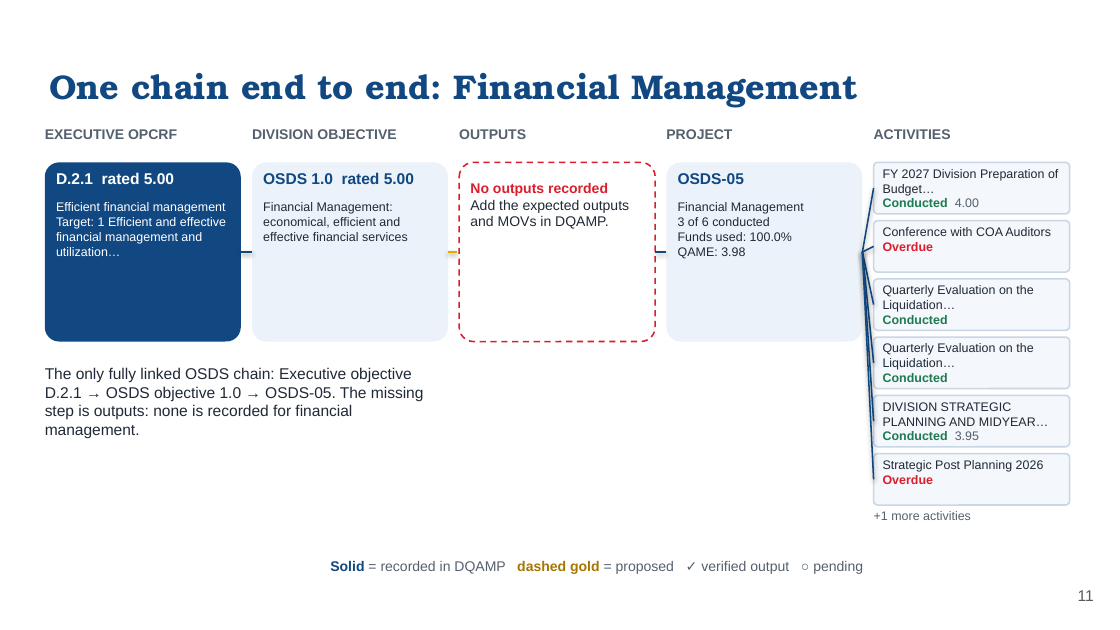
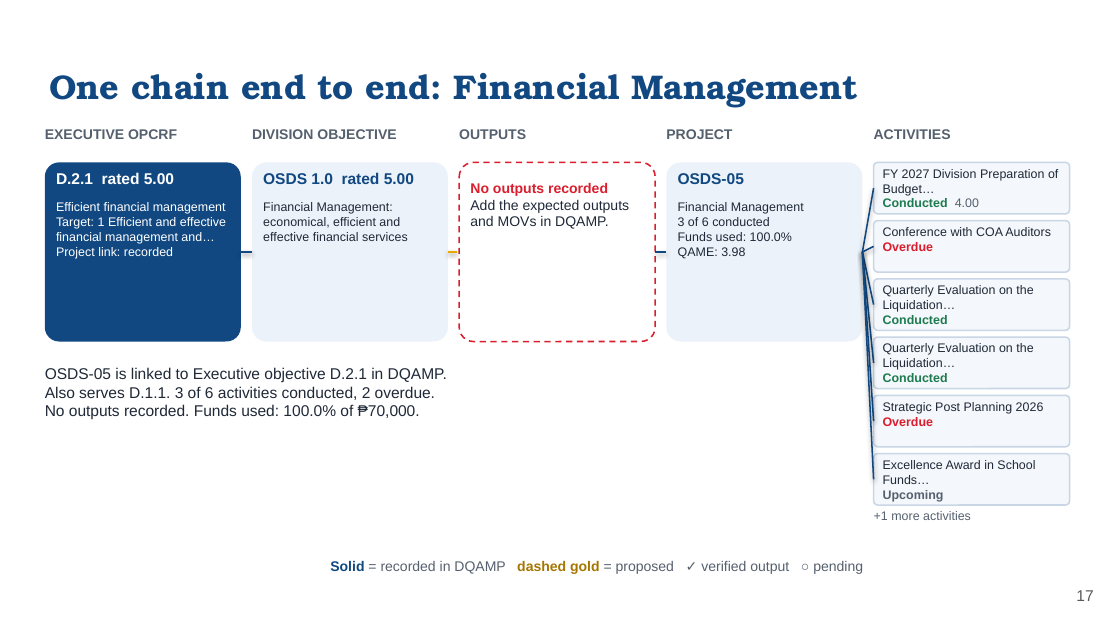
Before and after one commit to phidipidis/DQAMP, a slide deck: slide 17 of presentations/line-of-sight-2026/OSDS_Line-of-Sight_2026.pptx (slide 11 before the commit). Drawn at 1120x630 pixels with LibreOffice and Linux fonts; fonts in the diff are those of the drawing; background and template pictures are left out. Boxes give left, top, right and bottom in pixels: in the first picture for what was removed or moved away, otherwise in the second. Text is boxed around its words. In the diff, an @@ line names an element or a change of style, - is before the commit and + after.

```diff
--- a/presentations/line-of-sight-2026/OSDS_Line-of-Sight_2026.pptx
+++ b/presentations/line-of-sight-2026/OSDS_Line-of-Sight_2026.pptx
@@ text at <box>56,202,226,259</box>: text changed @@
-Efficient financial management
-Target: 1 Efficient and effective financial management and utilization…
+Efficient financial management
+Target: 1 Efficient and effective financial management and…
+Project link: recorded
@@ text at <box>45,367,447,419</box>: text changed @@
-The only fully linked OSDS chain: Executive objective D.2.1 → OSDS objective 1.0 → OSDS-05. The missing step is outputs: none is recorded for financial management.
+OSDS-05 is linked to Executive objective D.2.1 in DQAMP. Also serves D.1.1. 3 of 6 activities conducted, 2 overdue. No outputs recorded. Funds used: 100.0% of ₱70,000.
@@ text "Strategic Post Planning 2026": place and size @@
-text "Strategic Post Planning 2026" at <box>883,460,1044,484</box>
+text "Strategic Post Planning 2026" at <box>883,402,1044,426</box>
@@ text removed at <box>883,402,1048,440</box> @@
-DIVISION STRATEGIC PLANNING AND MIDYEAR…
-Conducted 3.95
@@ text added at <box>883,460,1035,502</box>, 8 pt, text #1F2937 @@
+Excellence Award in School Funds…
+Upcoming
@@ page number at <box>1076,590,1093,601</box>: text changed @@
-11
+17
```
Also in this commit, not shown: 8 slides added, 2 other files.
